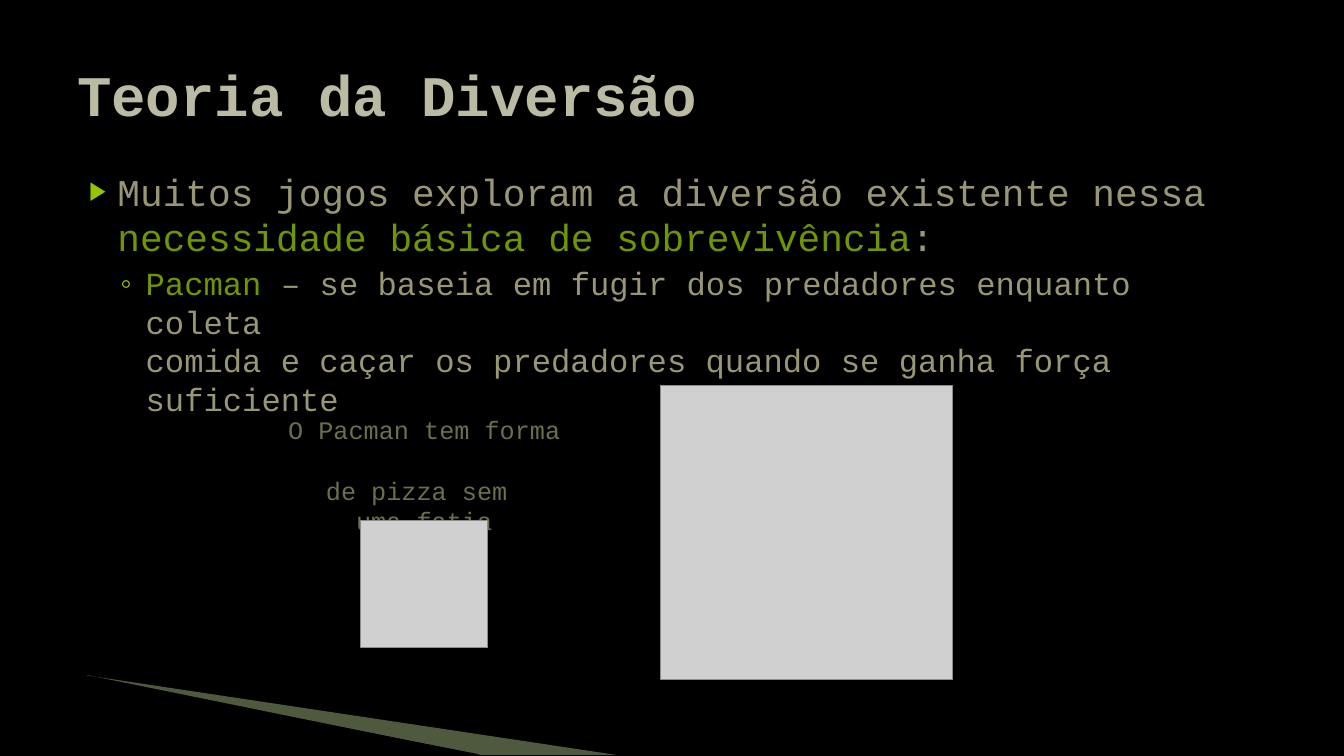
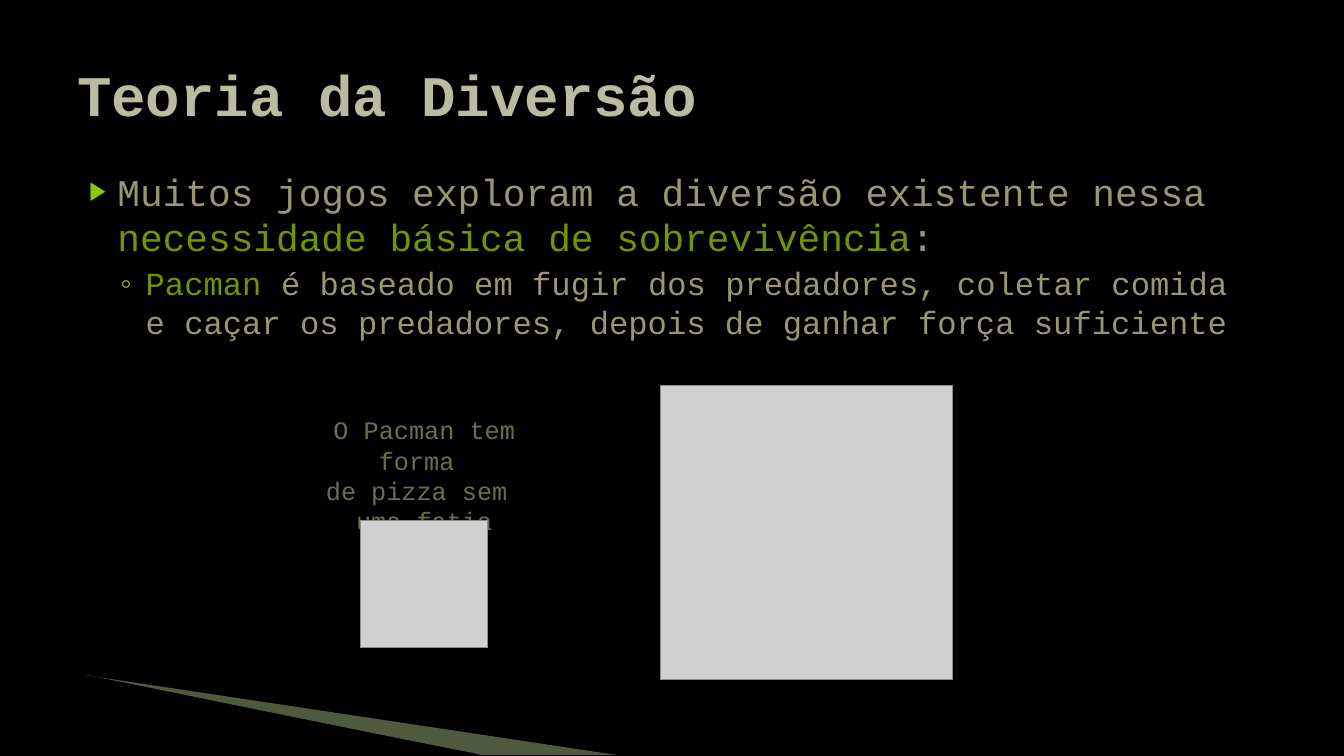
Before and after one commit to JudsonSS/Jogos, a slide deck: slide 9 of Slides/00. Introdução.pptx. Drawn at 1344x756 pixels with LibreOffice and Linux fonts; fonts in the diff are those of the drawing; grey boxes stand for pictures; background and template pictures are left out. Boxes give left, top, right and bottom in pixels: in the first picture for what was removed or moved away, otherwise in the second. Text is boxed around its words. In the diff, an @@ line names an element or a change of style, - is before the commit and + after.

```diff
--- a/Slides/00. Introdução.pptx
+++ b/Slides/00. Introdução.pptx
@@ text at [146,272,1227,341]: text changed @@
-  ◦ Pacman – se baseia em fugir dos predadores enquanto coleta
-    comida e caçar os predadores quando se ganha força suficiente
+  ◦ Pacman é baseado em fugir dos predadores, coletar comida
+    e caçar os predadores, depois de ganhar força suficiente
@@ text "O Pacman tem forma de ..." rewrapped from [288,421,561,539] to [326,422,515,539] @@
```
Also in this commit, not shown: 7 other slides changed.
